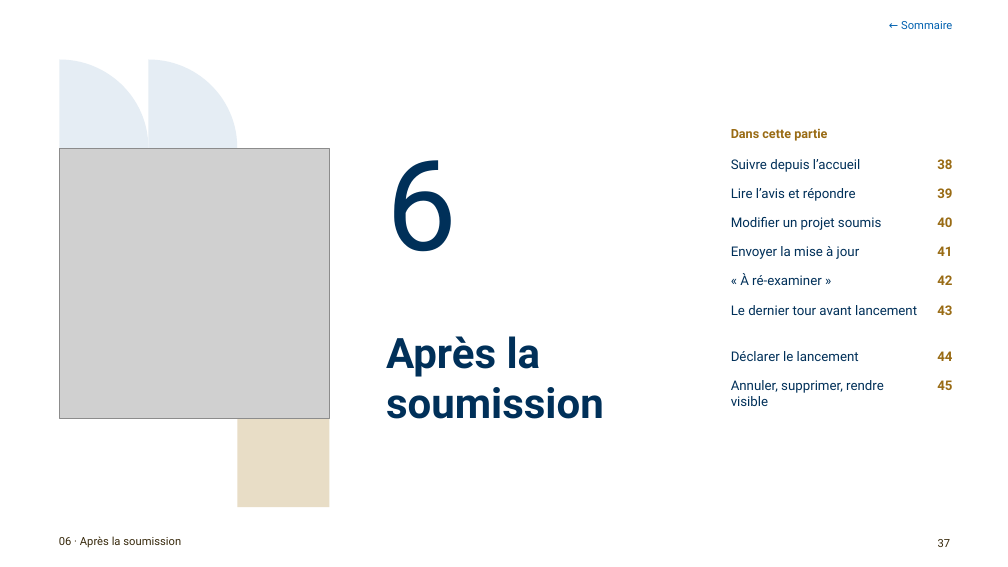
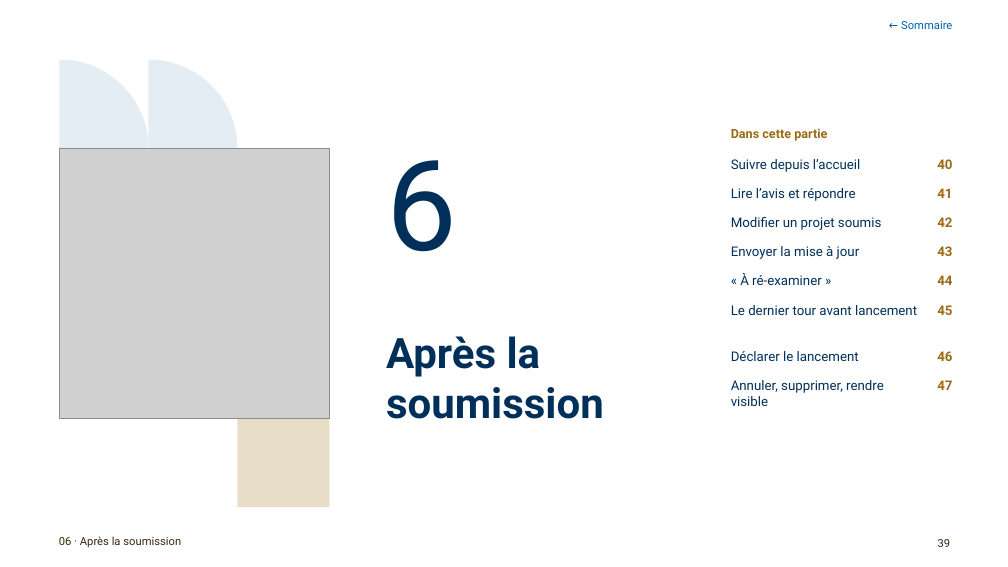
Before and after one commit to antoinelmariel-ux/ProjectNavigator, a slide deck: slide 39 of docs/Manuel_Project_Navigator_chef_de_projet.pptx (slide 37 before the commit). Drawn at 1008x567 pixels with LibreOffice and Linux fonts; fonts in the diff are those of the drawing; grey boxes stand for pictures; background and template pictures are left out. Boxes give left, top, right and bottom in pixels: in the first picture for what was removed or moved away, otherwise in the second. Text is boxed around its words. In the diff, an @@ line names an element or a change of style, - is before the commit and + after.

```diff
--- a/docs/Manuel_Project_Navigator_chef_de_projet.pptx
+++ b/docs/Manuel_Project_Navigator_chef_de_projet.pptx
@@ text removed at (937,159,952,169) @@
-38
@@ text removed at (937,188,952,198) @@
-39
@@ 3 texts: place and size @@
-3 texts at (937,217,952,285)
+3 texts at (937,159,952,227)
@@ text "43": place and size @@
-text "43" at (937,305,952,315)
+text "43" at (937,246,952,256)
@@ text "44": place and size @@
-text "44" at (937,351,952,361)
+text "44" at (937,275,952,285)
@@ text "45": place and size @@
-text "45" at (937,380,952,390)
+text "45" at (937,305,952,315)
@@ text added at (937,380,952,390), 9.5 pt, text #996B14, bold @@
+47
@@ page number at (938,539,951,547): text changed @@
-37
+39
```
Also in this commit, not shown: 24 other slides changed, 3 slides added, 3 other files.
